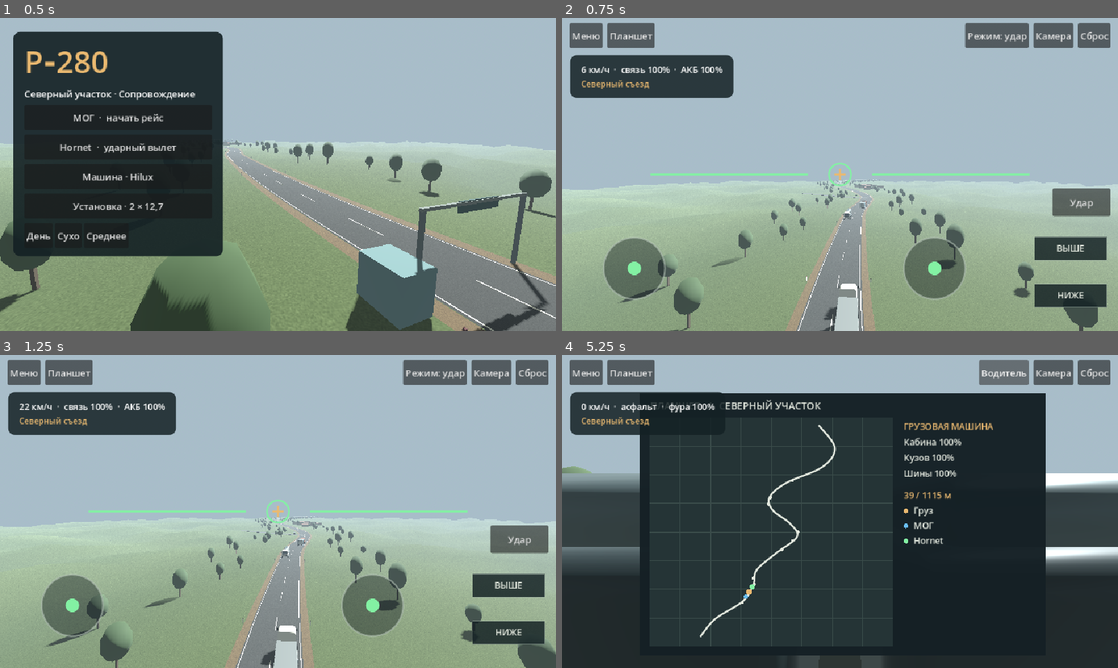
Above: before the commit, frames 1-4 (two rows, left to right).
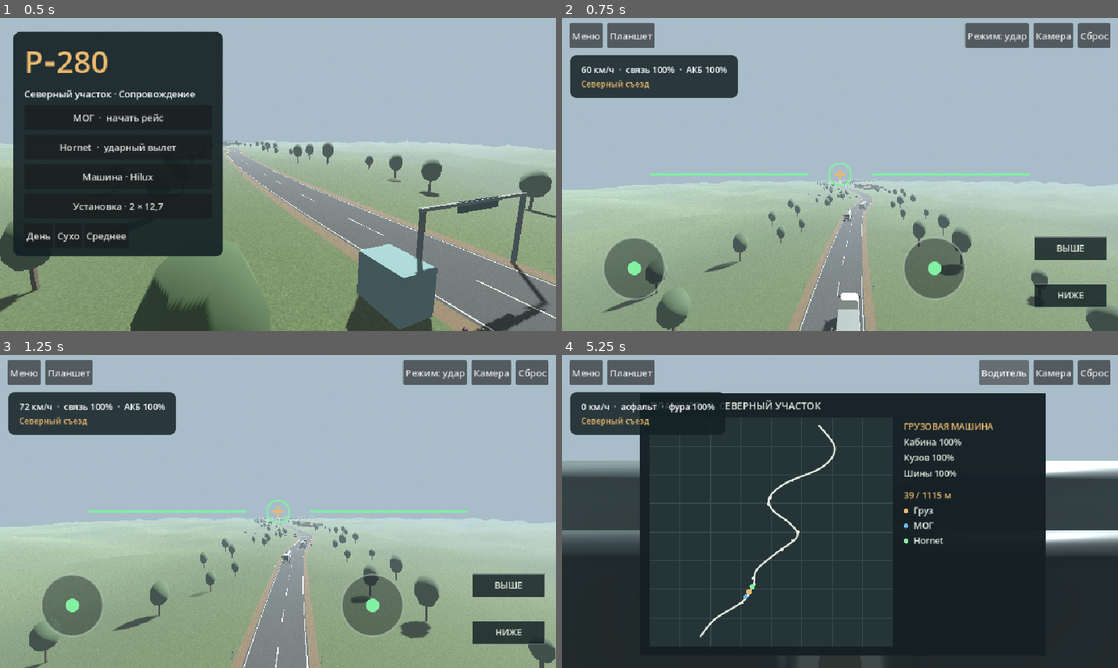
Above: after the commit, the same moments.

Repository: nazar593/R-280
Game: Godot game, scene res://main.tscn
The game is run twice, just before and just after one commit, with the same random seed, the same clock (stepped at 60 frames per second) and the same inputs.
Inputs (mouse positions are in pixels of both pictures, inside the frame that each line leads up to):
- Up to frame 1 (0.5 s): no input
- Up to frame 2 (0.75 s): click "Hornet · ударный вылет" at 0.5 s
- Up to frame 3 (1.25 s): no input
- Up to frame 4 (5.25 s): click "Меню" at 1.25 s; click "МОГ · начать рейс" at 2 s; click "Сброс" at 2.75 s; tap Enter at 3.5 s; move the mouse to (962, 495) at 3.52 s; hold D 3.53-4.25 s; hold F 3.53-4.25 s; click (962, 495) at 3.67 s; tap Space at 3.77 s; tap G at 3.8 s; click "Планшет" at 4.25 s; click "Стрелок" at 5 s

Frame 1 is identical in both runs. In frame 2, 5.4% of the frame differs, in the area x 0-100%, y 11-100%; in frame 3, 6.9%, in the area x 0-100%, y 15-100%; in frame 4, 5.5%.

Commit message:
Simulate Hornet impacts and animate independent escort barrels

Diff:
--- a/GodotProject/fleet.gd
+++ b/GodotProject/fleet.gd
@@ -18,8 +18,33 @@
 	parent.add_child(pivot)
 	pivot.position = Vector3(0,1.16,-1.04)
 	var weapon_model: PackedScene = MOUNT_MODELS[clampi(profile,0,MOUNT_MODELS.size()-1)]
-	pivot.add_child(weapon_model.instantiate())
+	var assembly := weapon_model.instantiate() as Node3D
+	pivot.add_child(assembly)
+	var elevation := Node3D.new()
+	elevation.name = "Elevation"
+	elevation.position = Vector3(0,.84,0)
+	pivot.add_child(elevation)
+	for panel in assembly.find_children("*Elevating_*","MeshInstance3D",true,false):
+		panel.reparent(elevation,true)
+	var ports := Node3D.new()
+	ports.name = "Muzzles"
+	elevation.add_child(ports)
+	var lateral_offsets := [-.145,.145] if profile==0 else [0.0]
+	for offset in lateral_offsets:
+		var muzzle := Marker3D.new()
+		muzzle.position = Vector3(offset,0,1.165+profile*.105)
+		ports.add_child(muzzle)
 	return pivot
+
+static func aim_mount(pivot: Node3D, direction: Vector3) -> void:
+	var support := pivot.get_parent_node_3d()
+	var local := support.global_basis.inverse()*direction
+	pivot.rotation.y = atan2(local.x,local.z)
+	var elevation := pivot.get_node("Elevation") as Node3D
+	elevation.rotation.x = atan2(-local.y,Vector2(local.x,local.z).length())
+
+static func muzzles(pivot: Node3D) -> Array[Node]:
+	return pivot.get_node("Elevation/Muzzles").get_children()
 
 static func cylinder(parent: Node3D,radius: float,width: float,axis_x: float,material: Material) -> void:
 	var mesh := CylinderMesh.new()
@@ -115,4 +140,11 @@
 	sphere.radius = .33
 	collider.shape = sphere
 	root.add_child(collider)
+	for offset in [-1.04,1.04]:
+		var wing := CollisionShape3D.new()
+		var tip := SphereShape3D.new()
+		tip.radius = .16
+		wing.shape = tip
+		wing.position = Vector3(offset,0,.03)
+		root.add_child(wing)
 	return {"body":root,"visual":model,"hub":hub}
--- a/GodotProject/main.gd
+++ b/GodotProject/main.gd
@@ -22,6 +22,7 @@
 var drone_skin: Node3D
 var rotor: Node3D
 var turret: Node3D
+var ai_turret: Node3D
 var ai: Node3D
 var primary: Freight
 var convoy: Array[Freight] = []
@@ -62,10 +63,11 @@
 var fire_touch := -1
 var drone_mode_button: Button
 var strike_mode := true
-var strike: Dictionary = {}
-var strike_origin := Vector3.ZERO
-var strike_destination := Vector3.ZERO
-var strike_progress := 0.0
+var crash_point := Vector3.ZERO
+var flight_heading := 0.0
+var flight_pitch := 0.0
+var flight_bank := 0.0
+var flight_speed := 0.0
 var redeploy := 0.0
 var seat_button: Button
 var status_panel: PanelContainer
@@ -321,8 +323,6 @@
 	battery = 1
 	signal_strength = 1
 	strike_mode = true
-	strike.clear()
-	strike_progress = 0
 	redeploy = 0
 	mark_until = 0
 	yaw = 0
@@ -354,8 +354,7 @@
 		drone_skin = data.visual
 		rotor = data.hub
 		drone.transform = spawn.translated_local(Vector3(0,19,0))
-		yaw = drone.rotation.y
-		last_fix = drone.position
+		reset_airframe()
 		drone_motor = audio_node(drone,prop_clip,-13,140)
 		drone_motor.doppler_tracking = AudioStreamPlayer3D.DOPPLER_TRACKING_PHYSICS_STEP
 		camera.doppler_tracking = Camera3D.DOPPLER_TRACKING_PHYSICS_STEP
@@ -365,7 +364,7 @@
 	arena.add_child(ai)
 	ai.transform = spawn
 	if role=="recon":
-		Fleet.hull(ai,van,profile)
+		ai_turret = Fleet.hull(ai,van,profile)
 		for x in [-.91,.91]:
 			for z in [-1.51,1.51]:
 				var wheel := Fleet.tire(road,ai,signf(x),Fleet.TIRE_RADIUS,.27,false)
@@ -403,11 +402,7 @@
 	body.add_child(collider)
 	road.block(body,Vector3(0,.27,0),Vector3(1.6,.49,1.62),Color("#373d3d"))
 	road.block(body,Vector3(0,1.1,0),Vector3(1.08,.81,1.09),Color("#5a5f5a"))
-	var lamp := road.block(body,Vector3(0,1.48,0),Vector3(.44,.33,.47),Color("#ed6b38"))
-	var emission := road.mat(Color("#ed6b38"))
-	emission.emission_enabled = true
-	emission.emission = Color("#cc3514")
-	lamp.material_override = emission
+	road.block(body,Vector3(0,1.44,0),Vector3(.84,.22,.73),Color("#484a44"))
 	hazards.append({"root":body,"at":float(record.distance),"hp":1.0,"mark":false,"volley":0.0,"intercept":0.0})
 
 func dispose() -> void:
@@ -417,7 +412,6 @@
 	convoy.clear()
 	hazards.clear()
 	shots.clear()
-	strike.clear()
 	car = null
 	drone = null
 	rig = null
@@ -468,7 +462,7 @@
 		pitch = .04 if seat==2 else .16
 
 func toggle_drone_mode() -> void:
-	if drone and strike.is_empty() and redeploy<=0:
+	if drone and redeploy<=0:
 		strike_mode = not strike_mode
 
 func toggle_camera() -> void:
@@ -566,14 +560,17 @@
 		movement = (left+Vector2(axis(KEY_A,KEY_D),axis(KEY_W,KEY_S))).limit_length()
 		aim = (look_touch+Vector2(axis(KEY_LEFT,KEY_RIGHT),axis(KEY_UP,KEY_DOWN))).limit_length()
 	yaw = wrapf(yaw-aim.x*dt*1.65,-PI,PI)
-	if drone and not map_visible and strike.is_empty() and redeploy<=0:
+	if drone and not map_visible and redeploy<=0:
 		yaw = wrapf(yaw-movement.x*dt*.95,-PI,PI)
 		aim.y -= clampf(lift+axis(KEY_Q,KEY_E),-1,1)*.65
 	pitch = clampf(pitch+aim.y*dt*1.25,-.65,.75)
 	recoil *= exp(-dt*14)
 	if car:
 		drivetrain.step(dt,movement if seat!=2 else Vector2.ZERO,seat==2 or lift<0 or Input.is_physical_key_pressed(KEY_SPACE),road,wet)
-		turret.rotation.y = yaw if seat==2 else 0.0
+		if seat==2:
+			Fleet.aim_mount(turret,mog_look())
+		else:
+			Fleet.aim_mount(turret,car.global_basis.z)
 		escort_motor.pitch_scale = .76+minf(drivetrain.speed_kmh/110,.61)
 		if can_fire_mog() and (fire_tap or fire_button_held or fire_touch>=0 or Input.is_physical_key_pressed(KEY_F)):
 			fire_tap = false
@@ -596,8 +593,8 @@
 	return heading*cos(pitch)-Vector3.UP*sin(pitch)
 
 func step_drone(dt: float,move: Vector2) -> void:
-	if not strike.is_empty() or redeploy>0:
-		step_strike(dt)
+	if redeploy>0:
+		step_redeploy(dt)
 		return
 	var relay := ai.position+Vector3.UP*3.0
 	var desired := 1.0-smoothstep(280,640,drone.position.distance_to(relay))
@@ -606,30 +603,77 @@
 	signal_strength = move_toward(signal_strength,desired,dt*.94)
 	if signal_strength>.34:
 		last_fix = drone.position
-	var speed := HORNET_CRUISE-clampf(move.y,-1,1)*7.0
-	var target_velocity := hornet_forward()*speed
-	if signal_strength<.13 or battery<.04:
+	var cruise := HORNET_CRUISE-clampf(move.y,-1,1)*7.0
+	if signal_strength<.13:
 		var point := last_fix.move_toward(relay,30)+Vector3.UP*11
-		target_velocity = ((point-drone.position)*1.13).limit_length(21)
-		if target_velocity.length()>2:
-			yaw = lerp_angle(yaw,atan2(target_velocity.x,target_velocity.z),dt*2.1)
-			var horizontal := Vector2(target_velocity.x,target_velocity.z).length()
-			pitch = lerpf(pitch,-atan2(target_velocity.y,horizontal),minf(1,dt*2.1))
-	if drone.position.y<4.0:
-		target_velocity.y = maxf(2.8,target_velocity.y)
+		var desired_course := point-drone.position
+		if desired_course.length()>2:
+			yaw = lerp_angle(yaw,atan2(desired_course.x,desired_course.z),dt*2.1)
+			var horizontal := Vector2(desired_course.x,desired_course.z).length()
+			pitch = clampf(-atan2(desired_course.y,horizontal),-.55,.65)
+		cruise = HORNET_CRUISE*.86
 	if drone.position.y>116:
-		target_velocity.y = minf(-2,target_velocity.y)
+		pitch = maxf(.10,pitch)
 	if battery<=0:
-		target_velocity = Vector3.DOWN*2.6
+		pitch = maxf(.19,pitch)
+		cruise = HORNET_CRUISE*.61
+
+	var heading_error := wrapf(yaw-flight_heading,-PI,PI)
+	var turn_rate := lerpf(.67,1.35,clampf(flight_speed/HORNET_CRUISE,0,1))
+	flight_heading = rotate_toward(flight_heading,yaw,dt*turn_rate)
+	flight_pitch = move_toward(flight_pitch,pitch,dt*1.42)
+	flight_bank = lerpf(flight_bank,clampf(-heading_error*.58,-.59,.59),1-exp(-4.5*dt))
+	flight_speed = move_toward(flight_speed,cruise+sin(flight_pitch)*4.0,dt*7.6)
+	drone.rotation = Vector3(flight_pitch,flight_heading,flight_bank)
+
 	var wind := Vector3(2.6+sin(time_run*.72)*1.2,.12,.47) if wet else Vector3(.31,0,.16)
-	drone.velocity = drone.velocity.move_toward(target_velocity+wind,dt*9.0)
-	drone.rotation.y = yaw
-	drone.move_and_slide()
-	battery = maxf(0,battery-dt*(.0012+target_velocity.length()*.000044))
-	drone_skin.rotation.x = lerpf(drone_skin.rotation.x,pitch,dt*5)
-	drone_skin.rotation.z = lerpf(drone_skin.rotation.z,(move.x+look_touch.x)*.16,dt*5)
+	var desired_velocity := drone.global_basis.z*flight_speed+wind
+	drone.velocity = drone.velocity.lerp(desired_velocity,1-exp(-5.4*dt))
+	var collision := drone.move_and_collide(drone.velocity*dt)
+	if collision:
+		crash(collision.get_position(),collision.get_collider() as Node)
+		return
+	battery = maxf(0,battery-dt*(.0012+flight_speed*.000044))
 	rotor.rotate_z(dt*52)
-	drone_motor.pitch_scale = .77+minf(.55,drone.velocity.length()/60)
+	drone_motor.pitch_scale = .77+minf(.55,flight_speed/60)
+
+func reset_airframe() -> void:
+	yaw = drone.rotation.y
+	pitch = 0.0
+	flight_heading = yaw
+	flight_pitch = 0.0
+	flight_bank = 0.0
+	flight_speed = HORNET_CRUISE*.72
+	drone.rotation = Vector3(0,flight_heading,0)
+	drone.velocity = drone.global_basis.z*flight_speed
+	drone_skin.rotation = Vector3.ZERO
+	last_fix = drone.position
+
+func crash(point: Vector3,hit: Node) -> void:
+	crash_point = point
+	drone.velocity = Vector3.ZERO
+	redeploy = 2.5
+	drone_motor.stop()
+	if strike_mode and is_instance_valid(hit) and hit.has_meta("hazard"):
+		var obstacle := hazards[int(hit.get_meta("hazard"))]
+		if obstacle.hp>0:
+			damage_hazard(obstacle,1.0,point)
+		else: burst(point)
+	else:
+		burst(point)
+	alert_traffic(point)
+	tell("Hornet разбился · новый вылет")
+
+func step_redeploy(dt: float) -> void:
+	redeploy = maxf(0,redeploy-dt)
+	if redeploy<=0:
+		var insertion := road.pose(primary.distance-24,-2.5)
+		drone.transform = insertion.translated_local(Vector3(0,22,0))
+		reset_airframe()
+		battery = 1.0
+		signal_strength = 1.0
+		drone_motor.play()
+		tell("Новый Hornet в воздухе")
 
 func step_traffic(dt: float) -> void:
 	var upcoming := {}
@@ -650,10 +694,14 @@
 			upcoming.intercept = time_run+.70
 			var from := ai.position+Vector3.UP*2.0
 			var to: Vector3 = upcoming.root.position+Vector3.UP
+			Fleet.aim_mount(ai_turret,(to-from).normalized())
 			var visible := ray(from,to)
 			if visible.is_empty() or visible.collider==upcoming.root:
-				trace(from,to,AMBER)
-				play_sound(gun_clip,from,-18)
+				for barrel in Fleet.muzzles(ai_turret):
+					var muzzle: Vector3 = barrel.global_position
+					trace(muzzle,to,AMBER)
+					muzzle_flash(muzzle)
+					play_sound(gun_clip,muzzle,-20 if profile==0 else -18)
 				damage_hazard(upcoming,.34)
 	else:
 		var ahead := road.pose(primary.distance+42)
@@ -698,103 +746,68 @@
 		cooldown = .45
 		play_sound(hit_clip,car.position,-15)
 
-func damage_hazard(target: Dictionary,amount: float) -> void:
+func damage_hazard(target: Dictionary,amount: float,impact: Vector3 = Vector3.INF) -> void:
 	target.hp = maxf(0,target.hp-amount)
 	if target.hp>0:
 		return
-	var where: Vector3 = target.root.position+Vector3.UP
+	var where: Vector3 = target.root.position+Vector3.UP if impact==Vector3.INF else impact
 	burst(where)
 	target.root.queue_free()
 	alert_traffic(where)
 	tell("Участок открыт")
 
+func mog_look() -> Vector3:
+	var forward := Vector3(car.global_basis.z.x,0,car.global_basis.z.z).normalized().rotated(Vector3.UP,yaw)
+	return forward*cos(pitch)-Vector3.UP*sin(pitch)
+
 func action() -> void:
 	if not active or map_visible or cooldown>0:
 		return
 	if drone:
+		if strike_mode or redeploy>0:
+			return
 		cooldown = .70
-		if not strike.is_empty() or redeploy>0:
-			return
 		if signal_strength<.18:
 			tell("Связь с МОГ потеряна")
 			return
-		var s := get_viewport().get_visible_rect().size
-		var reticle := s*.5+Vector2(0,hud.cross_y*76)
-		var radius := s.y*.21
-		var best := {}
-		for target in hazards:
-			if target.hp<=0 or (target.mark and not strike_mode): continue
-			var v: Vector3 = target.root.position+Vector3.UP
-			if camera.is_position_behind(v) or drone.position.distance_to(v)>300: continue
-			var gap := reticle.distance_to(camera.unproject_position(v))
-			if gap>=radius: continue
-			var occluded := ray(drone.position,v)
-			if not occluded.is_empty() and occluded.collider!=target.root: continue
-			best = target
-			radius = gap
-		if best.is_empty():
-			tell("Наведи камеру на оранжевый маяк")
-		elif strike_mode:
-			strike = best.duplicate()
-			strike["target_index"] = hazards.find(best)
-			strike_origin = drone.position
-			strike_destination = best.root.position+Vector3.UP*1.1
-			strike_progress = 0
-			tell("Атака")
-		else:
-			best.mark = true
+		var from := camera.position
+		var hit := ray(from,from-camera.global_basis.z*260)
+		if hit.is_empty() or not hit.collider.has_meta("hazard"):
+			tell("Наведи прицел на препятствие")
+			return
+		var obstacle := hazards[int(hit.collider.get_meta("hazard"))]
+		if obstacle.hp>0 and not obstacle.mark:
+			obstacle.mark = true
 			play_sound(scan_clip,drone.position,-5)
 			tell("Метка передана экипажу")
-	elif car and seat==2:
+	elif can_fire_mog():
 		cooldown = [.12,.24,.37][profile]
 		recoil = 1.0
-		var from := camera.position
-		var target := from-camera.global_basis.z*135
-		var muzzle := turret.to_global(Vector3(0,.84,1.15))
-		var correction := ray(from,target)
-		if not correction.is_empty():
-			target = correction.position
-		var direction := (target-muzzle).normalized()
-		shots.append({"p":muzzle,"v":direction*92.0+Vector3.UP*1.25,"ttl":1.5,"strength":[.21,.34,.5][profile],"trace_at":time_run})
-		play_sound(gun_clip,muzzle,-9)
-		alert_traffic(muzzle)
-
-func step_strike(dt: float) -> void:
-	if redeploy>0:
-		redeploy = maxf(0,redeploy-dt)
-		if redeploy<=0:
-			var insertion := road.pose(primary.distance-24,-2.5)
-			drone.transform = insertion.translated_local(Vector3(0,22,0))
-			drone.velocity = Vector3.ZERO
-			yaw = drone.rotation.y
-			pitch = 0.0
-			battery = 1.0
-			signal_strength = 1.0
-			drone_motor.play()
-			tell("Новый Hornet в воздухе")
-		return
-	strike_progress = minf(1,strike_progress+dt/1.65)
-	var eased := strike_progress*strike_progress
-	var point := strike_origin.lerp(strike_destination,eased)+Vector3.UP*sin(eased*PI)*2.6
-	var offset := point-drone.position
-	if offset.length_squared()>.0001:
-		yaw = atan2(offset.x,offset.z)
-		pitch = clampf(-atan2(offset.y,Vector2(offset.x,offset.z).length()),-.6,1.12)
-		drone.rotation.y = yaw
-		drone_skin.rotation.x = pitch
-	drone.position = point
-	rotor.rotate_z(dt*72)
-	drone_motor.pitch_scale = 1.08+strike_progress*.45
-	if strike_progress>=1:
-		var entry := hazards[int(strike.target_index)]
-		if entry.hp>0:
-			damage_hazard(entry,1.0)
-		else:
-			burst(strike_destination)
-		strike.clear()
-		redeploy = 2.5
-		drone_motor.stop()
-		tell("Hornet потерян · новый вылет")
+		var look := mog_look()
+		Fleet.aim_mount(turret,look)
+		for barrel in Fleet.muzzles(turret):
+			var muzzle: Vector3 = barrel.global_position
+			shots.append({"p":muzzle,"v":look*92.0+Vector3.UP*1.25,"ttl":1.5,"strength":[.125,.34,.5][profile],"trace_at":time_run})
+			muzzle_flash(muzzle)
+			play_sound(gun_clip,muzzle,-12 if profile==0 else -9)
+		alert_traffic(turret.global_position)
+
+func muzzle_flash(point: Vector3) -> void:
+	var flash := MeshInstance3D.new()
+	var spark := SphereMesh.new()
+	spark.radial_segments = 6
+	spark.rings = 3
+	spark.radius = .11
+	spark.height = .22
+	flash.mesh = spark
+	var light := StandardMaterial3D.new()
+	light.albedo_color = Color("#ffe2a4")
+	light.shading_mode = BaseMaterial3D.SHADING_MODE_UNSHADED
+	flash.material_override = light
+	flash.cast_shadow = GeometryInstance3D.SHADOW_CASTING_SETTING_OFF
+	arena.add_child(flash)
+	flash.position = point
+	get_tree().create_timer(.045).timeout.connect(flash.queue_free)
 
 func step_shots(dt: float) -> void:
 	for i in range(shots.size()-1,-1,-1):
@@ -901,8 +914,8 @@
 		look = hornet_forward()
 		drone_skin.visible = seat==1 and redeploy<=0
 		if redeploy>0.0:
-			camera.position = strike_destination+Vector3(7,4,-9)
-			camera.look_at(strike_destination)
+			camera.position = crash_point+Vector3(7,4,-9)
+			camera.look_at(crash_point)
 		elif seat==1:
 			var p := drone.position-look*6.8+Vector3.UP*1.6
 			camera.position = camera.position.lerp(p,1.0-exp(-dt*9.0))
@@ -921,7 +934,8 @@
 		camera.look_at(focus)
 	else:
 		camera.position = turret.global_position+Vector3.UP*.97-forward*.46 if seat==2 else car.to_global(Vector3(-.33,1.13,1.05))
-		camera.look_at(camera.position+look)
+		var direction := mog_look() if seat==2 else look
+		camera.look_at(camera.position+direction)
 	if time_run>mark_until:
 		notice.text = ""
 	update_ui()
@@ -937,9 +951,9 @@
 	hud.rain_clock = time_run
 	drone_mode_button.visible = drone!=null
 	drone_mode_button.text = "Режим: удар" if strike_mode else "Режим: разведка"
-	target_button.disabled = not strike.is_empty() or redeploy>0
-	target_button.visible = active and not map_visible and (drone!=null or seat==2)
-	target_button.text = ("Удар" if strike_mode else "Метка") if drone else "Огонь"
+	target_button.disabled = redeploy>0
+	target_button.visible = active and not map_visible and ((drone!=null and not strike_mode) or (car!=null and seat==2))
+	target_button.text = "Метка" if drone else "Огонь"
 	seat_button.visible = car!=null
 	seat_button.text = "Водитель" if seat==2 else "Стрелок"
 	if not primary:
@@ -970,7 +984,7 @@
 		if has_link:
 			for vehicle in convoy: truck_dots.append(vehicle.root.position)
 			for hazard in hazards:
-				if hazard.hp>0 and hazard.mark and (drone or linked_scout):
+				if hazard.hp>0 and hazard.mark and ((drone and not strike_mode) or linked_scout):
 					hazard_dots.append(hazard.root.position)
 		hud.map_points = road.points
 		hud.trucks = truck_dots
@@ -1011,7 +1025,25 @@
 		get_tree().quit(1)
 		return
 	pitch = -.28
+	yaw = .34
+	await get_tree().physics_frame
 	await get_tree().process_frame
+	var barrels := Fleet.muzzles(turret)
+	var elevation := turret.get_node("Elevation") as Node3D
+	if barrels.size()!=2 or elevation.get_child_count()<=1 or absf(elevation.rotation.x)<.10 or absf(turret.rotation.y)<.10:
+		push_error("Twin mount needs separate moving barrels, yaw and elevation")
+		get_tree().quit(1)
+		return
+	for barrel in barrels:
+		if (barrel as Node3D).global_basis.z.normalized().dot(-camera.global_basis.z)<.99:
+			push_error("MOG barrel and camera are out of alignment")
+			get_tree().quit(1)
+			return
+	action()
+	if shots.size()!=2 or shots[0].p.distance_to(shots[1].p)<.20:
+		push_error("Twin mount did not produce two independent shots")
+		get_tree().quit(1)
+		return
 	target_button.button_down.emit()
 	for i in 24: await get_tree().physics_frame
 	target_button.button_up.emit()
@@ -1064,26 +1096,39 @@
 	toggle_map()
 	left = Vector2.ZERO
 	var first := hazards[0]
-	var aim_at: Vector3 = first.root.position+Vector3.UP
-	drone.position = aim_at+Vector3(0,11,-38)
+	var aim_at: Vector3 = first.root.position+Vector3.UP*.95
+	drone.position = aim_at+Vector3(0,0,-22)
+	drone.rotation = Vector3.ZERO
+	reset_airframe()
 	signal_strength = 1
-	await get_tree().physics_frame
-	camera.position = drone.position
-	camera.look_at(aim_at)
-	hud.cross_y = 0
+	update_ui()
 	action()
-	if strike.is_empty():
-		push_error("Hornet failed to start strike")
-		get_tree().quit(1)
-		return
-	for i in 116: await get_tree().physics_frame
-	if first.hp != 0 or redeploy <= 0:
-		push_error("Hornet strike failed to disable its target")
+	if target_button.visible or redeploy>0 or first.hp!=1.0:
+		push_error("An automatic strike control is still active")
+		get_tree().quit(1)
+		return
+	for i in 100:
+		await get_tree().physics_frame
+		if redeploy>0: break
+	if first.hp != 0 or redeploy <= 0 or crash_point.distance_to(aim_at)>2.5:
+		push_error("Physical Hornet collision failed to hit the obstacle")
 		get_tree().quit(1)
 		return
 	for i in 155: await get_tree().physics_frame
-	if redeploy>0 or not strike.is_empty():
+	if redeploy>0:
 		push_error("Hornet replacement failed")
+		get_tree().quit(1)
+		return
+	var approach := road.pose(road.plan.start-14,-2.0)
+	drone.transform = approach.translated_local(Vector3(0,4.5,0))
+	reset_airframe()
+	pitch = .60
+	flight_pitch = .60
+	for i in 100:
+		await get_tree().physics_frame
+		if redeploy>0: break
+	if redeploy<=0 or crash_point.y>1.0:
+		push_error("Hornet collision with road failed")
 		get_tree().quit(1)
 		return
 	for hazard in hazards:
@@ -1139,7 +1184,9 @@
 		var frame := Node3D.new()
 		arena.add_child(frame)
 		frame.transform = turnout.translated_local(Vector3(-2.7+i*4.6,0,0))
-		Fleet.hull(frame,i==1,i)
+		var fixture := Fleet.hull(frame,i==1,i)
+		var direction := frame.global_basis.z.rotated(Vector3.UP,-.32 if i==0 else .28)
+		Fleet.aim_mount(fixture,(direction+Vector3.UP*(.28 if i==0 else -.19)).normalized())
 		for side in [-1.0,1.0]:
 			for axle in [1.55,-1.51]:
 				var tire := Fleet.tire(road,frame,side,Fleet.TIRE_RADIUS,.27)
Binary file changed: GodotProject/art/fleet/mount_heavy.glb
Binary file changed: GodotProject/art/fleet/mount_single.glb
Binary file changed: GodotProject/art/fleet/mount_twin.glb
Not shown, changed: GodotProject/export_presets.cfg
